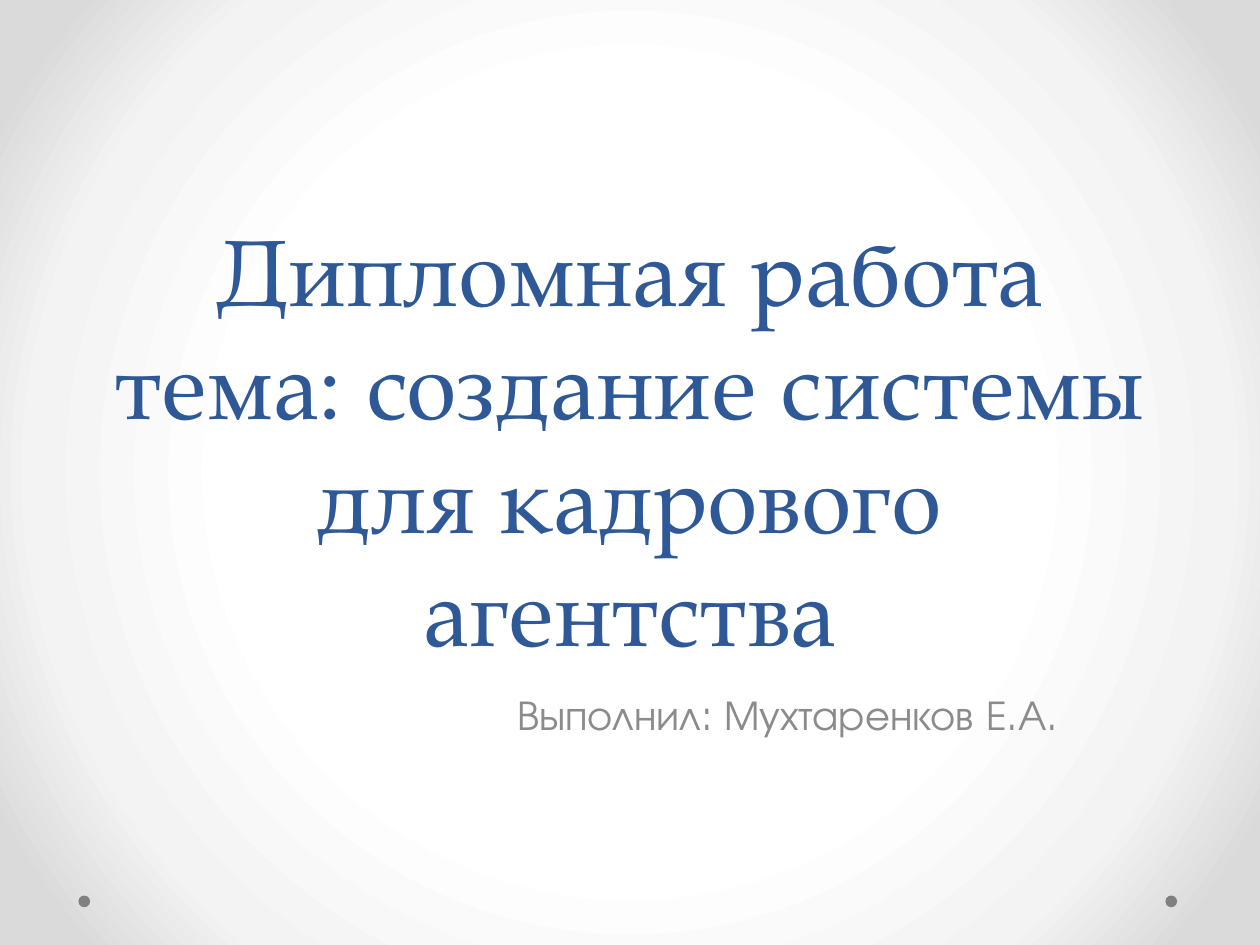
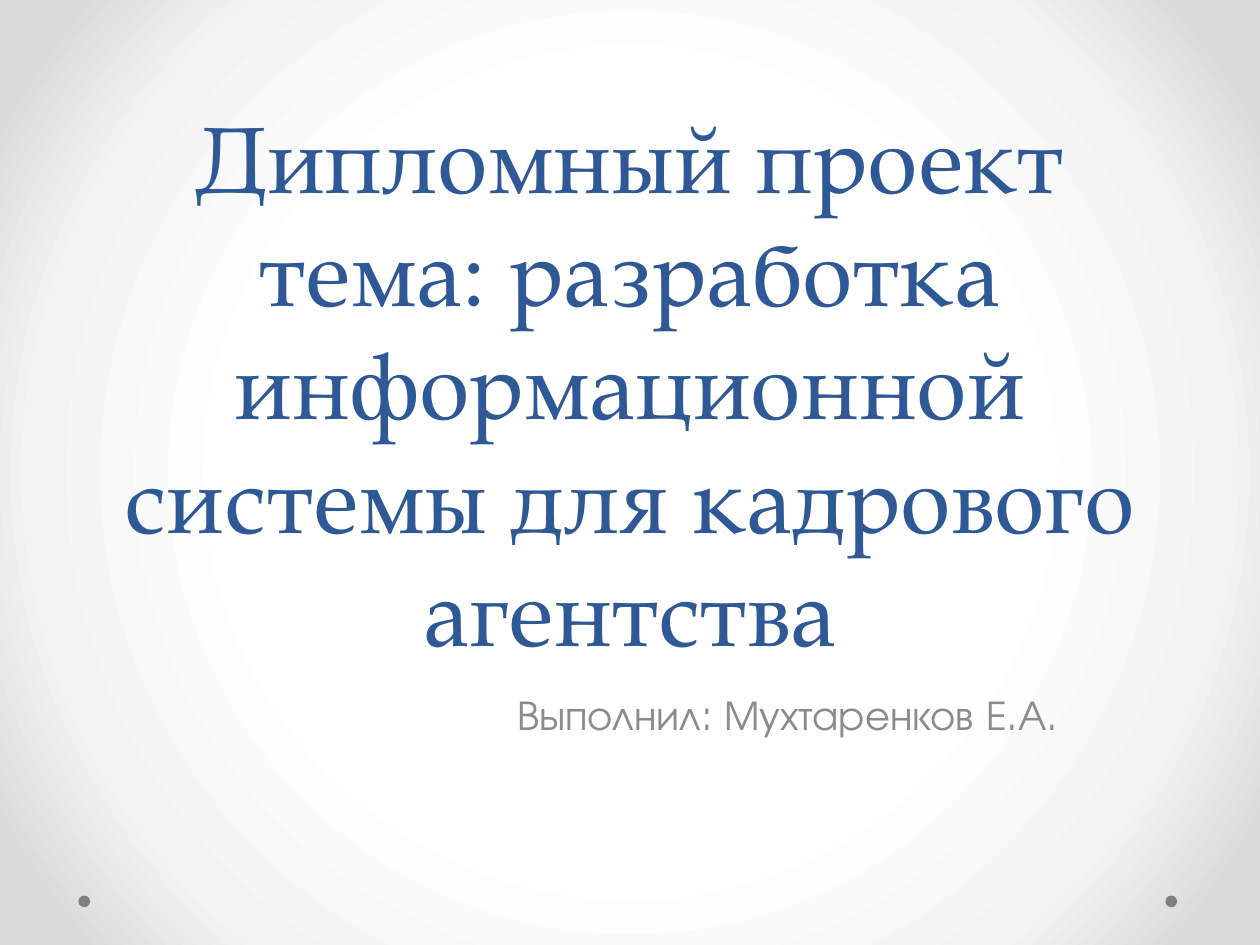
Before and after one commit to Mukhtarenkov/Recruitment_Agency_Mukhtarenkov3, a slide deck: slide 1 of Recruitment_Agency_Mukhtarenkov3/Презентация для диплома, Мухтаренков Е.А..pptx. Drawn at 1260x945 pixels with LibreOffice and Linux fonts; fonts in the diff are those of the drawing. Boxes give left, top, right and bottom in pixels: in the first picture for what was removed or moved away, otherwise in the second. Text is boxed around its words. In the diff, an @@ line names an element or a change of style, - is before the commit and + after.

```diff
--- a/Recruitment_Agency_Mukhtarenkov3/Презентация для диплома, Мухтаренков Е.А..pptx
+++ b/Recruitment_Agency_Mukhtarenkov3/Презентация для диплома, Мухтаренков Е.А..pptx
@@ title at <box>125,126,1135,648</box>: text changed @@
-Дипломная работа
-тема: создание системы для кадрового агентства
+Дипломный проект
+тема: разработка информационной системы для кадрового агентства
```
Also in this commit, not shown: 8 other files.
